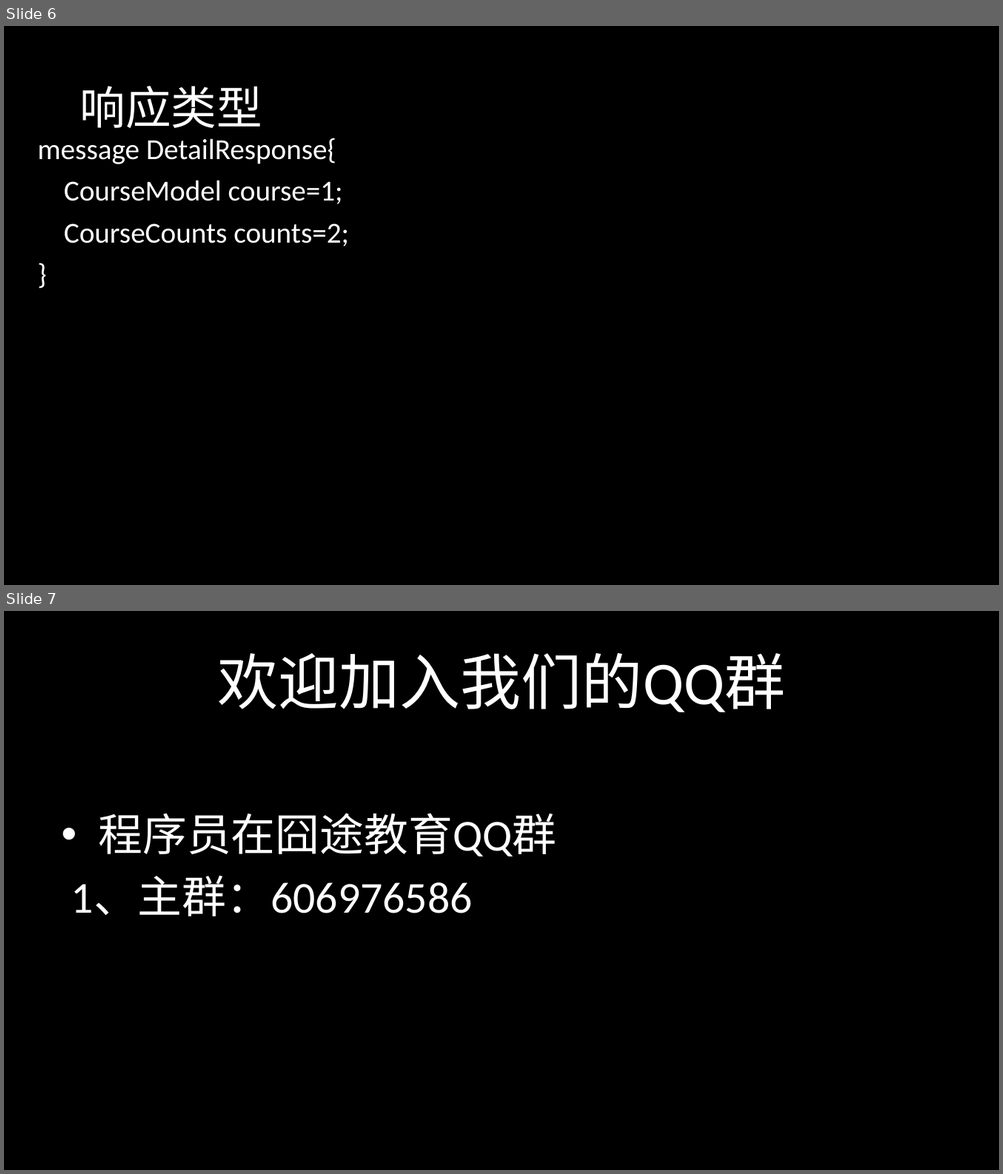
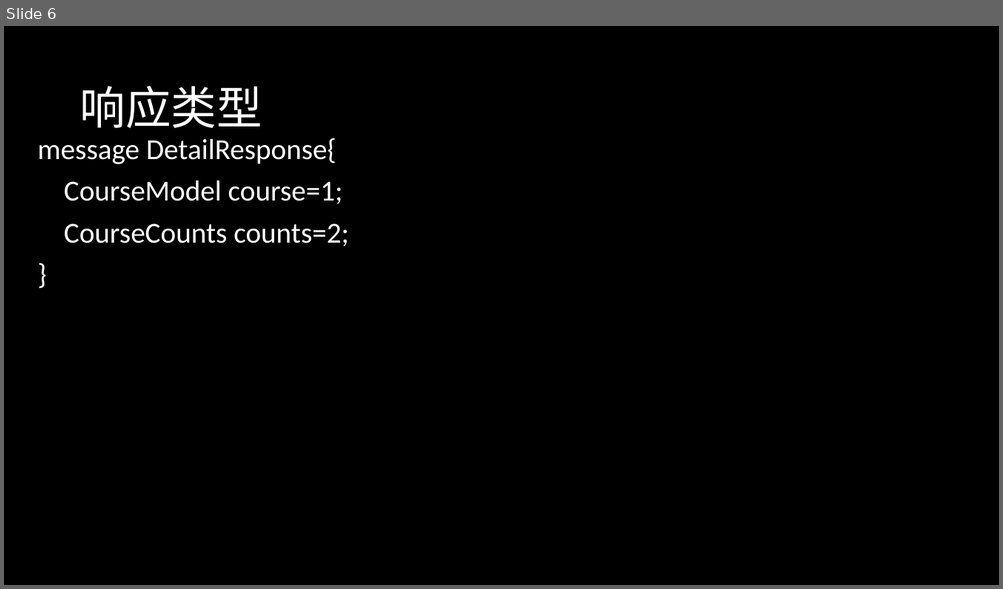
Before and after one commit to xlwang3030/go-micro-v2, a slide deck: 23,商品详细页：多个查询的代码技巧/23.pptx. Shown one above the other, each under a label of ours: slides 6 and 7 before the commit, slide 6 after it. The pictures are 1003x1174 and 1003x589 pixels, drawn with LibreOffice and Linux fonts; fonts in the diff are those of the drawing. Boxes give left, top, right and bottom in pixels: in the first picture for what was removed or moved away, otherwise in the second. Text is boxed around its words. In the diff, an @@ line names an element or a change of style, - is before the commit and + after.

```diff
--- a/23,商品详细页：多个查询的代码技巧/23.pptx
+++ b/23,商品详细页：多个查询的代码技巧/23.pptx
@@ slide 7 removed at (4,611,999,1170), background #000000 @@
@@ title removed at (217,653,785,712) @@
-欢迎加入我们的QQ群
@@ text removed at (71,813,557,917) @@
-• 程序员在囧途教育QQ群
-1、主群：606976586
```
Also in this commit, not shown: 3 other files.
